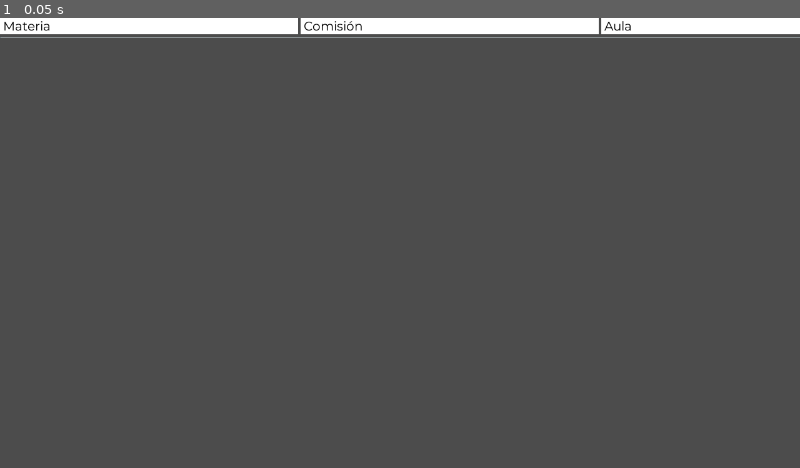
Above: before the commit, frame 1.
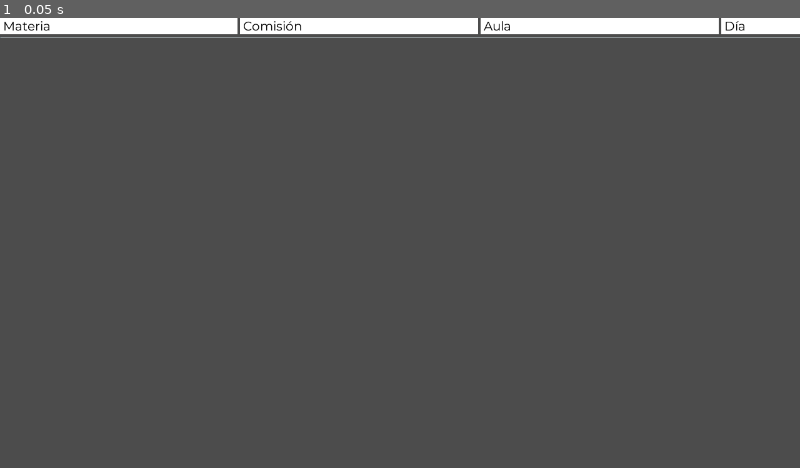
Above: after the commit, the same moment.

Repository: Matias-Barboza/DesktopAppEducarParaTransformar
Game: Godot game, scene res://Contenedores/Tablas/FilaHorarioDocente.tscn
Two runs of this game, one before a commit and one after it. Both use one fixed random seed, a clock stepped at 60 frames per second and the inputs below. This scene is started directly instead of the project's main scene.
Inputs:
- Up to frame 1 (0.05 s): no input

The runs differ from the first frame. In frame 1, 0.3% of the frame differs, in the area x 29-94%, y 0-4%.

Commit message:
fila y tabla horarios docente

Diff:
--- a/Contenedores/Tablas/FilaHorarioDocente.tscn
+++ b/Contenedores/Tablas/FilaHorarioDocente.tscn
@@ -26,7 +26,7 @@
 size_flags_horizontal = 3
 
 [node name="1" type="Label" parent="VBoxContainer/HBoxContainer"]
-margin_right = 477.0
+margin_right = 380.0
 margin_bottom = 26.0
 size_flags_horizontal = 3
 custom_colors/font_color = Color( 0, 0, 0, 1 )
@@ -35,8 +35,8 @@
 text = "Materia"
 
 [node name="2" type="Label" parent="VBoxContainer/HBoxContainer"]
-margin_left = 481.0
-margin_right = 958.0
+margin_left = 384.0
+margin_right = 765.0
 margin_bottom = 26.0
 size_flags_horizontal = 3
 custom_colors/font_color = Color( 0, 0, 0, 1 )
@@ -45,8 +45,8 @@
 text = "Comisión"
 
 [node name="3" type="Label" parent="VBoxContainer/HBoxContainer"]
-margin_left = 962.0
-margin_right = 1439.0
+margin_left = 769.0
+margin_right = 1150.0
 margin_bottom = 26.0
 size_flags_horizontal = 3
 custom_colors/font_color = Color( 0, 0, 0, 1 )
@@ -55,7 +55,17 @@
 text = "Aula"
 
 [node name="4" type="Label" parent="VBoxContainer/HBoxContainer"]
-margin_left = 1443.0
+margin_left = 1154.0
+margin_right = 1535.0
+margin_bottom = 26.0
+size_flags_horizontal = 3
+custom_colors/font_color = Color( 0, 0, 0, 1 )
+custom_fonts/font = SubResource( 1 )
+custom_styles/normal = SubResource( 2 )
+text = "Día"
+
+[node name="5" type="Label" parent="VBoxContainer/HBoxContainer"]
+margin_left = 1539.0
 margin_right = 1920.0
 margin_bottom = 26.0
 size_flags_horizontal = 3
--- a/Contenedores/Tablas/TablaHorariosDocente.tscn
+++ b/Contenedores/Tablas/TablaHorariosDocente.tscn
@@ -34,7 +34,7 @@
 margin_bottom = 50.0
 
 [node name="1" type="Label" parent="VBoxContainer/PanelContainer/HBoxContainer"]
-margin_right = 477.0
+margin_right = 380.0
 margin_bottom = 50.0
 size_flags_horizontal = 3
 custom_colors/font_color = Color( 0, 0, 0, 1 )
@@ -44,8 +44,8 @@
 valign = 1
 
 [node name="2" type="Label" parent="VBoxContainer/PanelContainer/HBoxContainer"]
-margin_left = 481.0
-margin_right = 958.0
+margin_left = 384.0
+margin_right = 765.0
 margin_bottom = 50.0
 size_flags_horizontal = 3
 custom_colors/font_color = Color( 0, 0, 0, 1 )
@@ -55,8 +55,8 @@
 valign = 1
 
 [node name="3" type="Label" parent="VBoxContainer/PanelContainer/HBoxContainer"]
-margin_left = 962.0
-margin_right = 1439.0
+margin_left = 769.0
+margin_right = 1150.0
 margin_bottom = 50.0
 size_flags_horizontal = 3
 custom_colors/font_color = Color( 0, 0, 0, 1 )
@@ -66,7 +66,18 @@
 valign = 1
 
 [node name="4" type="Label" parent="VBoxContainer/PanelContainer/HBoxContainer"]
-margin_left = 1443.0
+margin_left = 1154.0
+margin_right = 1535.0
+margin_bottom = 50.0
+size_flags_horizontal = 3
+custom_colors/font_color = Color( 0, 0, 0, 1 )
+custom_fonts/font = SubResource( 4 )
+text = "Día"
+align = 1
+valign = 1
+
+[node name="5" type="Label" parent="VBoxContainer/PanelContainer/HBoxContainer"]
+margin_left = 1539.0
 margin_right = 1920.0
 margin_bottom = 50.0
 size_flags_horizontal = 3
